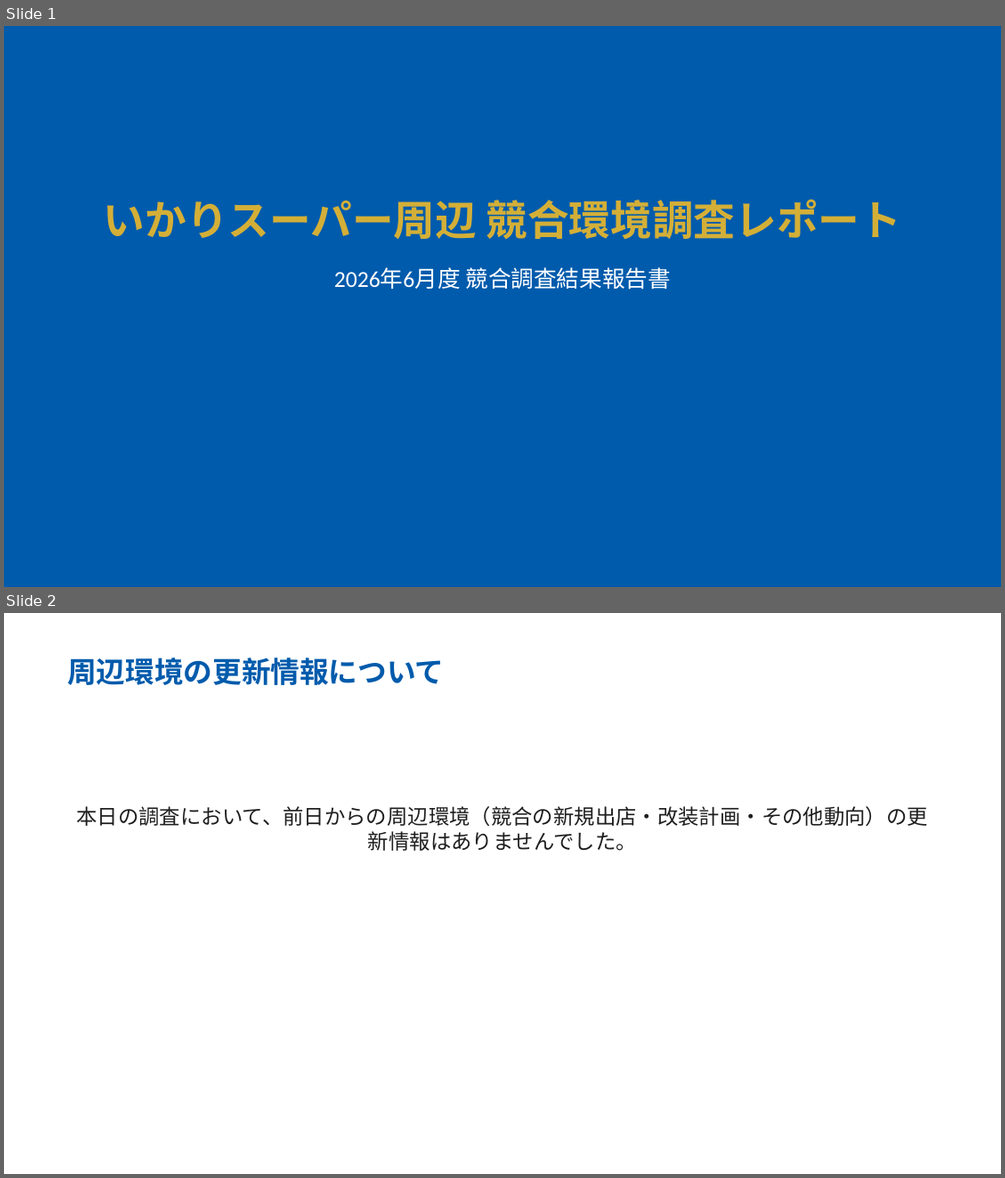
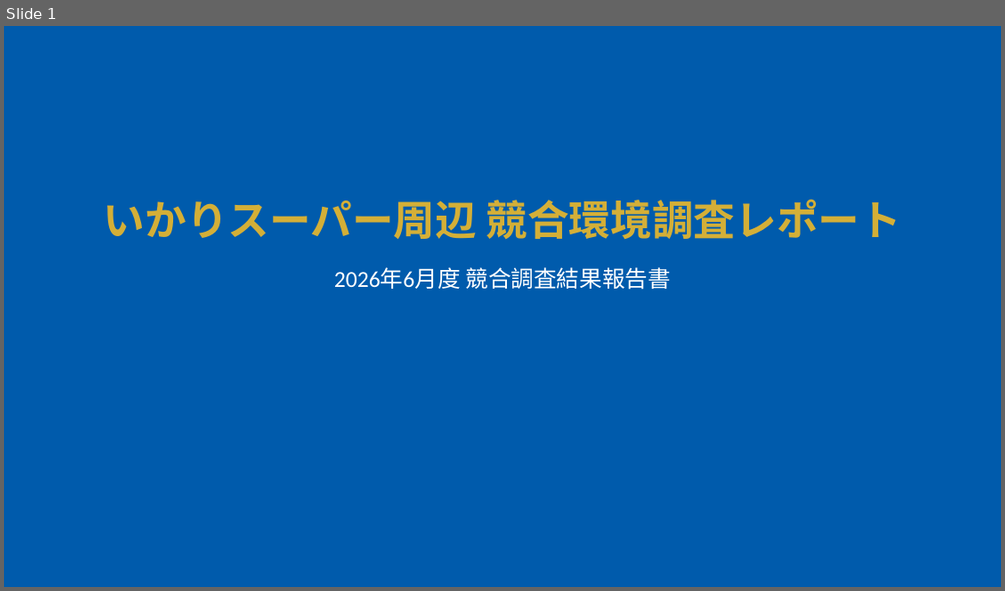
Before and after one commit to yutatbgt-bit/Competitive-research, a slide deck: report/2026_06_28_competitive_report_no_limit.pptx. Shown one above the other, each under a label of ours: slides 1 and 2 before the commit, slide 1 after it. The pictures are 1005x1178 and 1005x591 pixels, drawn with LibreOffice and Linux fonts; fonts in the diff are those of the drawing. Boxes give left, top, right and bottom in pixels: in the first picture for what was removed or moved away, otherwise in the second. Text is boxed around its words. In the diff, an @@ line names an element or a change of style, - is before the commit and + after.

```diff
--- a/report/2026_06_28_competitive_report_no_limit.pptx
+++ b/report/2026_06_28_competitive_report_no_limit.pptx
@@ slide 2 removed at bbox=[4, 613, 1001, 1174], background #FFFFFF @@
@@ text removed at bbox=[67, 657, 444, 685] @@
-周辺環境の更新情報について
@@ text removed at bbox=[77, 806, 929, 851] @@
-本日の調査において、前日からの周辺環境（競合の新規出店・改装計画・その他動向）の更新情報はありませんでした。
```
Also in this commit, not shown: 6 slides added, 4 other files.
